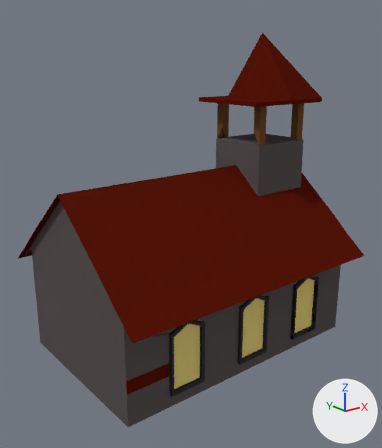
The Blender file Assets/modelishi/baznica.blend: old version first, new version second.
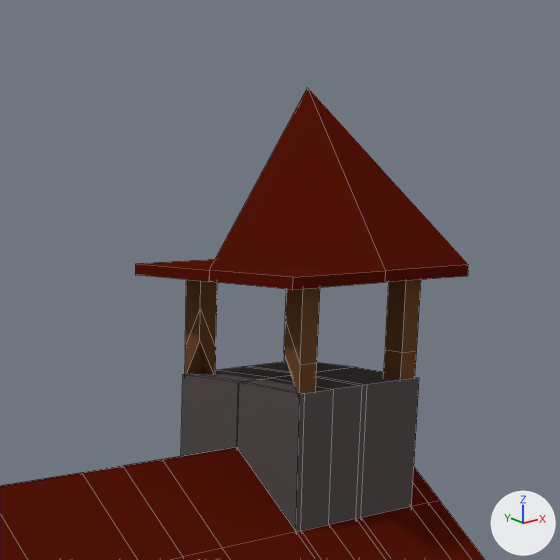
There are two pictures of each version: one whole from a 50 mm lens placed at (-6.71, -8.35, 5.95), pointed at (-0.15, -0.15, 2.67), one close up on the part from 39% to 93% of the width and 0% to 46% of the height. Arrows for +X, +Y and +Z are at lower right; the lights stay in place. The close-ups show mesh edges as thin lines.
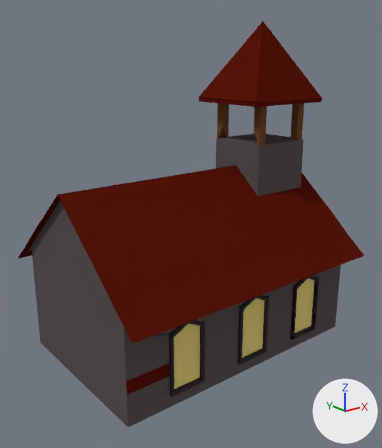
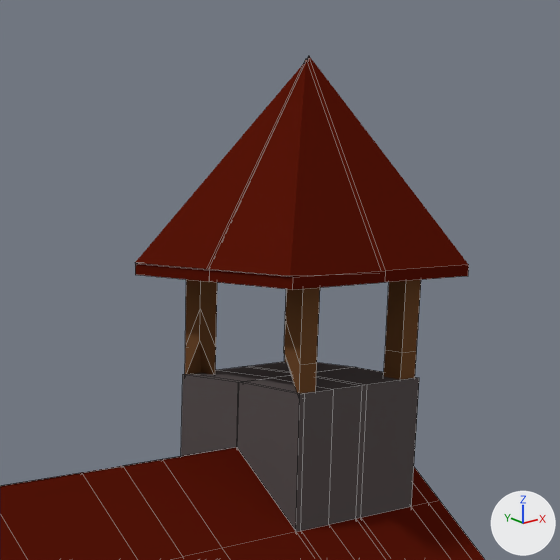
What changed in the scene script:
```text
Change me_cube:
    where me_cube.from_pydata(...)  # 1127 vertices, 994 faces; spans x -2.98..2.98, y -0.66..2.27, z -1.0..5.48
    used by ob_cube; location = (0.0, 0.0, 0.992)
    verts and faces of me_cube; kept vertices keep their numbers, new ones are numbered from 1127
    before: 155 (1.9, 0.0, 5.48) at pixel (307, 87)
    me_cube part 1
    add verts[155] = (1.9, 0.0, 5.72)  # moved, pixel (309, 55)
    add verts[1127] = (1.88, 0.88, 4.12)
    add verts[1128] = (0.88, 0.88, 4.15)  # pixel (134, 262)
    add verts[1129] = (0.88, -0.01, 4.15)  # pixel (208, 269)
    add verts[1130] = (1.88, -0.01, 5.7)  # pixel (307, 58)
    add faces += [(1127, 1128, 1129, 1130)]  # mat_jumts (dark red #58160a)
```

Pixel boxes [x1, y1, x2, y2] of what changed, in the close-ups (560 x 560 px):
'Cube', reshaped: before [0, 88, 485, 560]; after [0, 56, 485, 560]
part 1 of me_cube, built on: before [138, 88, 469, 277]; after [135, 56, 469, 277]
